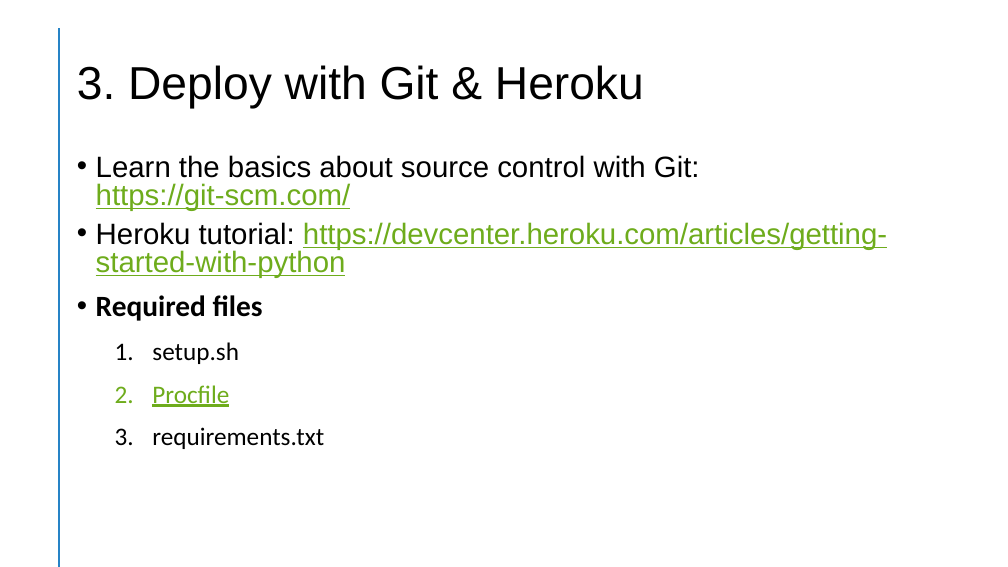
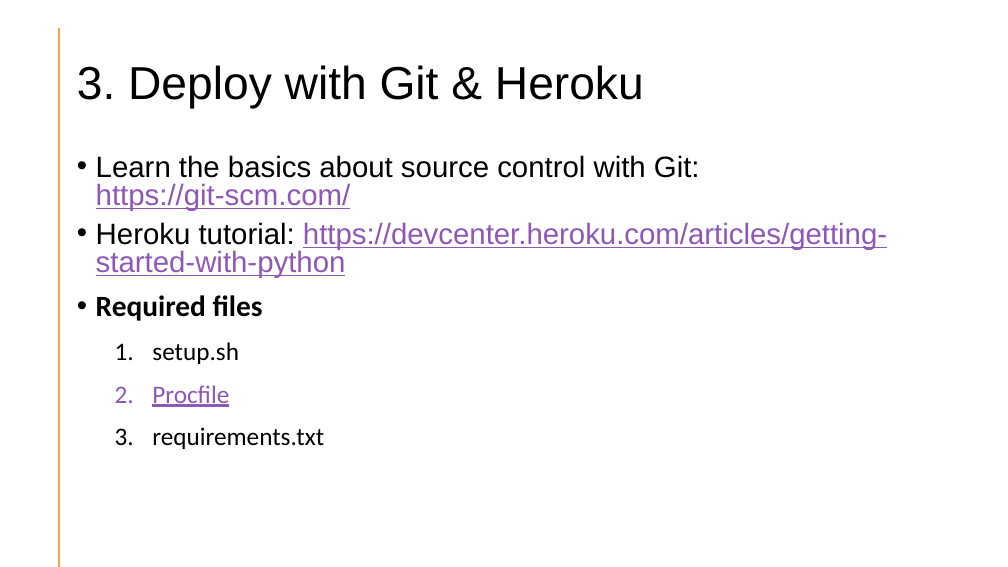
Before and after one commit to slevin48/training, a slide deck: slide 8 of doc/App Deployment 101.pptx (slide 6 before the commit). Drawn at 1008x567 pixels with LibreOffice and Linux fonts; fonts in the diff are those of the drawing. Boxes give left, top, right and bottom in pixels: in the first picture for what was removed or moved away, otherwise in the second. Text is boxed around its words. In the diff, an @@ line names an element or a change of style, - is before the commit and + after.

```diff
--- a/doc/App Deployment 101.pptx
+++ b/doc/App Deployment 101.pptx
@@ line (59, 29) - (59, 566): stroke #42BA97 2 pt to #D092A7 2 pt @@
@@ text at bbox=[96, 155, 887, 407]: text colour #6EAC1C to #8E58B6 in "https://git-scm.com/", "https://devcenter.heroku.com/articles/getting-started-with-p ...", "Procfile" @@
```
Also in this commit, not shown: 6 other slides changed, 3 slides added, 24 other files.
